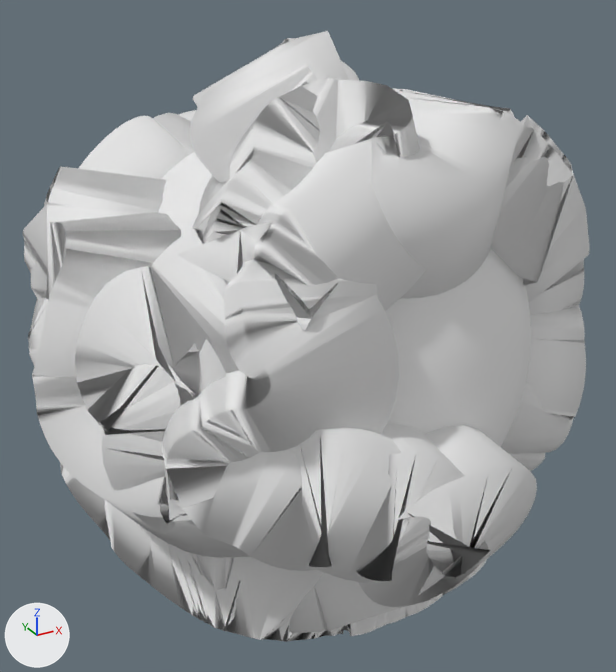
Before and after pictures for a commit that changed the Blender file Earthquake Game/Assets/Models/Globe.blend.
One viewpoint serves both versions: a 50 mm camera at (-1.78, -3.2, 1.6) aimed at (-0.02, 0.01, 0.0). The lights are fixed; the arrows at lower left show +X, +Y and +Z.

Script lines for the objects in view, before the commit:
```python
me_plane = bpy.data.meshes.new('Plane')
me_plane.from_pydata(...)  # 443 vertices, 0 faces, 458 loose edges; spans x -0.99..0.99, y -0.88..1.0, z -0.97..0.97
me_plane.materials.append(mat_faultlines)  # white #e7e7e7
me_sphere = bpy.data.meshes.new('Sphere')
me_sphere.from_pydata(...)  # 544 vertices, 514 faces; spans x -1.0..1.0, y -1.0..1.0, z -1.0..1.0
me_sphere.polygons.foreach_set('use_smooth', [True] * 514)
me_sphere.materials.append(mat_globe)  # its picture is missing
ob_faultlines = bpy.data.objects.new('FaultLines', me_plane)
ob_faultlines.location = (0.0, 0.0, 0.0)
ob_faultlines.rotation_euler = (1.571, 0.0, 0.0)  # degrees (90, 0, 0)
ob_faultlines.scale = (1.01, 1.01, 1.01)
_m = ob_faultlines.modifiers.new('Subsurf', 'SUBSURF')
_m.levels = 2
_m = ob_faultlines.modifiers.new('Skin', 'SKIN')
_m.use_smooth_shade = True
ob_globe = bpy.data.objects.new('Globe', me_sphere)
ob_globe.location = (0.0, 0.0, 0.0)
_m = ob_globe.modifiers.new('Subsurf', 'SUBSURF')
_m.render_levels = 1
```
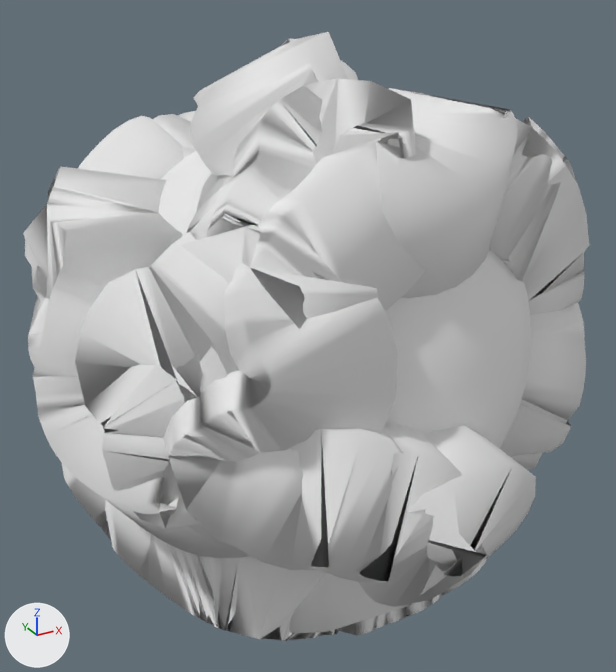
Changed parts and their boxes (x1, y1, x2, y2) in the pictures (616 x 672 px):
'FaultLines', modifiers changed: before (23, 31, 589, 642); after (23, 32, 589, 641)

Diff of the bpy script that builds the scene:
```diff
--- a/Earthquake Game/Assets/Models/Globe.blend.py
+++ b/Earthquake Game/Assets/Models/Globe.blend.py
@@ ob_faultlines @@
 _m = ob_faultlines.modifiers.new('Subsurf', 'SUBSURF')
-_m.levels = 2
+_m.render_levels = 1
 _m = ob_faultlines.modifiers.new('Skin', 'SKIN')
```
